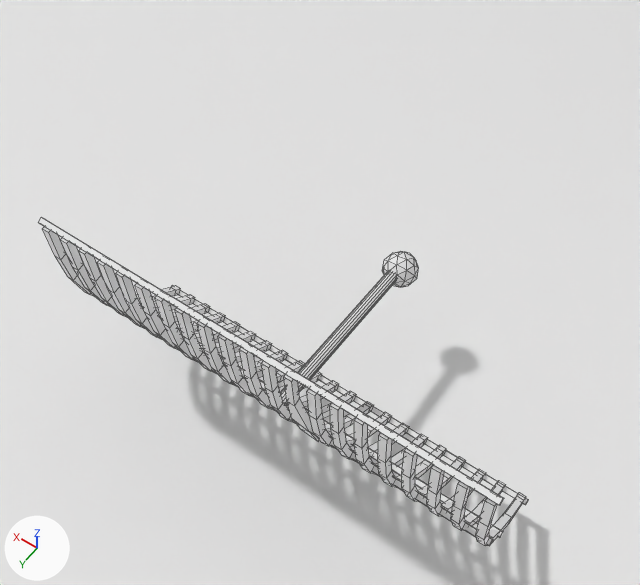
Renders of the FBX model Assets/Art/Models.fbx from each side of a commit.
Camera for both pictures: a camera (50 mm lens) standing at (0.95, -3.19, 3.69) and looking at (2.05, -4.73, 1.27). The lights are fixed; the arrows at lower left show +X, +Y and +Z. Mesh edges are drawn as thin lines. Where no turn or scale is listed for an object, it has been applied to the vertices.

The first picture shows 'Ground', 'ParabolicAntenna'.
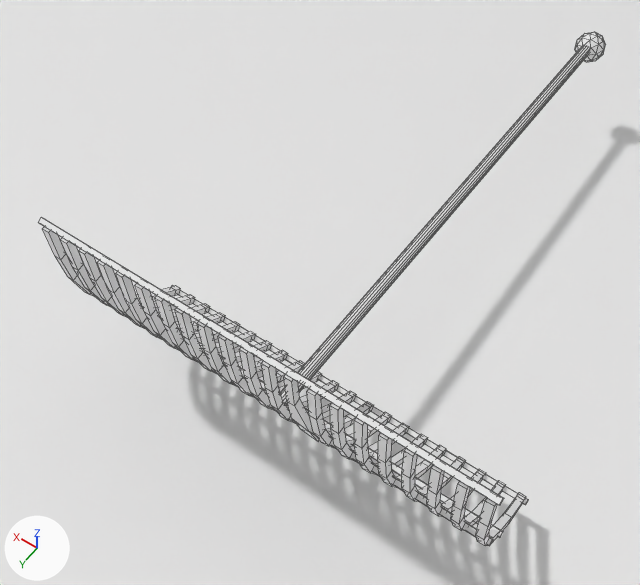
Where the newer file only moved an object's origin or applied its transform, the numbers keep the older frame.

What the commit changed:
me_cube_027 has 862 vertices, 836 faces and spans x -37.4..84.1, y -59.3..22.6, z -38.7..1.6.
me_cube_027 is used by ob_parabolicantenna; location (2.116, -4.502, 1.166); rotation (0.533, 0.0, 0.0), in degrees (31, 0, 0); scale (-0.0119, -0.0119, -0.0119).
me_cube_027 part 1: the loose piece of 42 vertices spanning x 19.1..29.0, y 12.5..22.6, z -38.7..-28.4 is moved by (0.0, 107.0, -63.1).
me_cube_027 part 2: all 16 vertices in x 21.8..25.5, y 16.3..19.5, z -35.5..-33.7 are moved by (0.0, 107.0, -63.1).

Pixel boxes [x1, y1, x2, y2] of what changed, in the pictures (640 x 585 px; the box of a moved part takes in the faces that stretch with it):
'ParabolicAntenna', reshaped (16% wider, 56% taller): before [38, 217, 528, 546]; after [38, 32, 606, 546]
part 1 of me_cube_027, moved or reshaped: before [382, 251, 419, 287]; after [575, 32, 606, 62]
part 2 of me_cube_027, moved or reshaped: before [280, 272, 396, 405]; after [280, 47, 589, 405]
